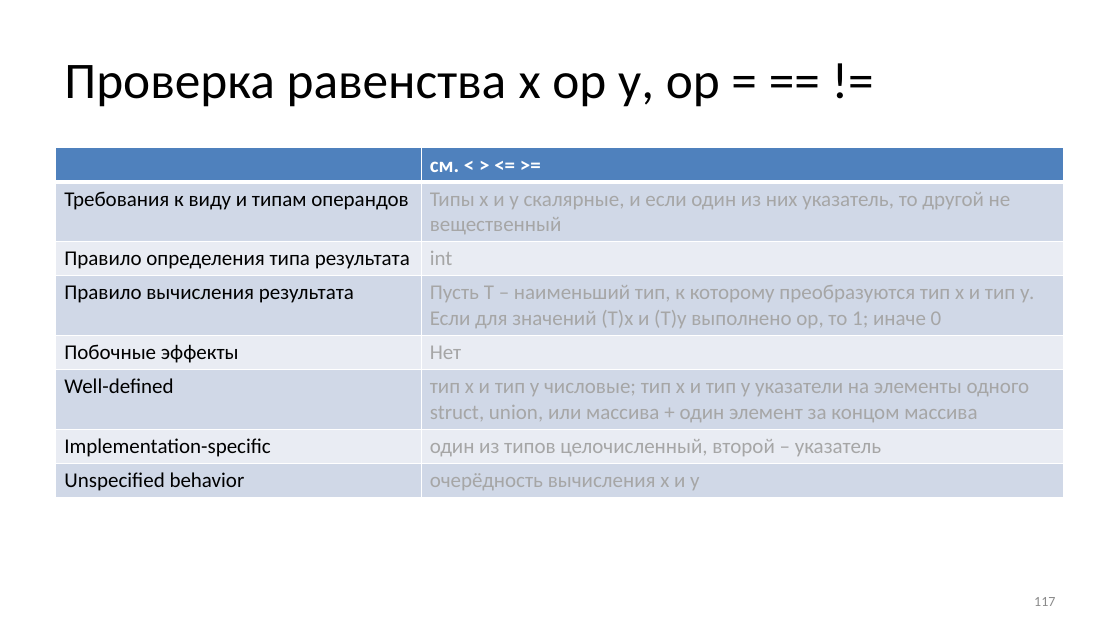
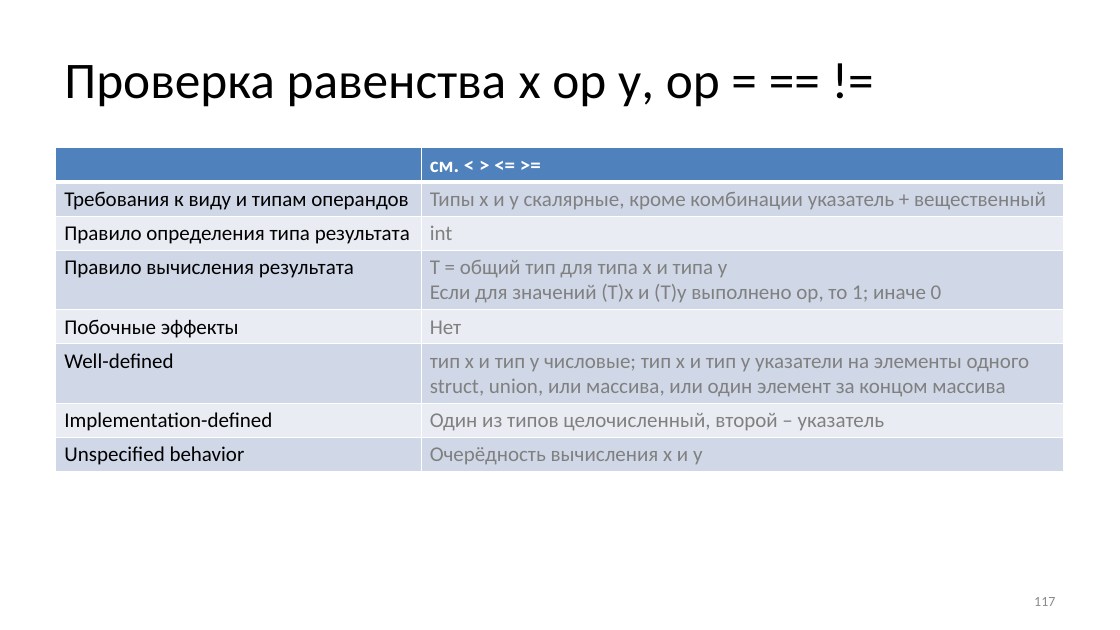
Before and after one commit to Evgueni-Petrov-aka-espetrov/Algorithms-and-Programming-in-C-pptx, a slide deck: slide 117 of 04 Выражения.pptx. Drawn at 1120x630 pixels with LibreOffice and Linux fonts; fonts in the diff are those of the drawing. Boxes give left, top, right and bottom in pixels: in the first picture for what was removed or moved away, otherwise in the second. Text is boxed around its words. In the diff, an @@ line names an element or a change of style, - is before the commit and + after.

```diff
--- a/04 Выражения.pptx
+++ b/04 Выражения.pptx
@@ table at <box>56,148,1065,470</box> @@
-row 2, column 2: Типы х и у скалярные, и если один из них указатель, то другой не вещественный
+row 2, column 2: Типы х и у скалярные, кроме комбинации указатель + вещественный
-row 4, column 2: Пусть Т – наименьший тип, к которому преобразуются тип х и тип у. / Если для значений (Т)х и (Т)у выполнено ор, то 1; иначе 0
+row 4, column 2: Т = общий тип для типа х и типа у / Если для значений (Т)х и (Т)у выполнено ор, то 1; иначе 0
-row 6, column 2: тип х и тип у числовые; тип х и тип у указатели на элементы одного struct, union, или массива + один элемент за концом массива
+row 6, column 2: тип х и тип у числовые; тип х и тип у указатели на элементы одного struct, union, или массива, или один элемент за концом массива
-row 7, column 1: Implementation-specific
+row 7, column 1: Implementation-defined
-row 7, column 2: один из типов целочисленный, второй – указатель
+row 7, column 2: Один из типов целочисленный, второй – указатель
-row 8, column 2: очерёдность вычисления х и у
+row 8, column 2: Очерёдность вычисления х и у
@@ text colour #A6A6A6 to #808080 in "int", "Нет" @@
```
Also in this commit, not shown: 26 other slides changed.
